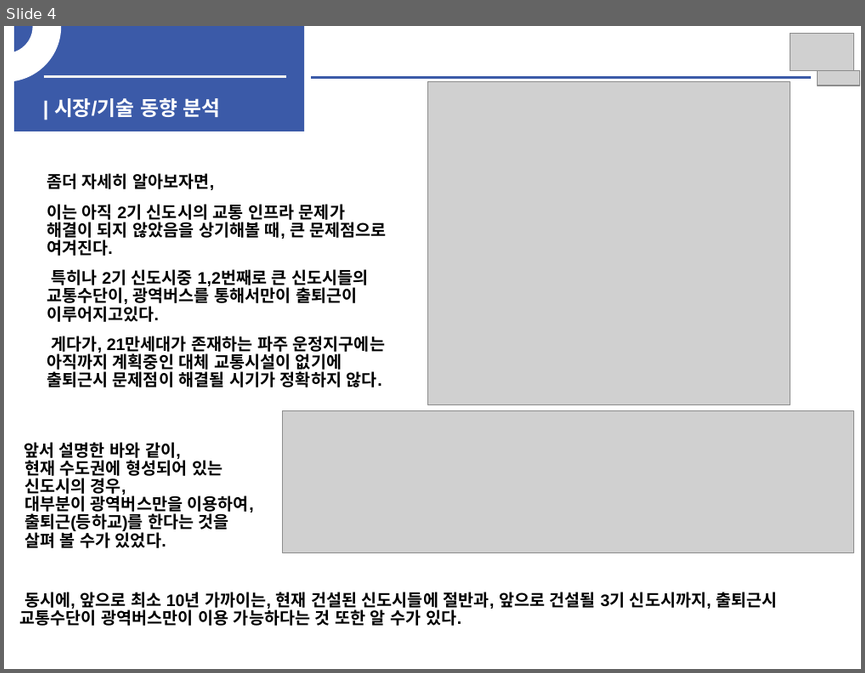
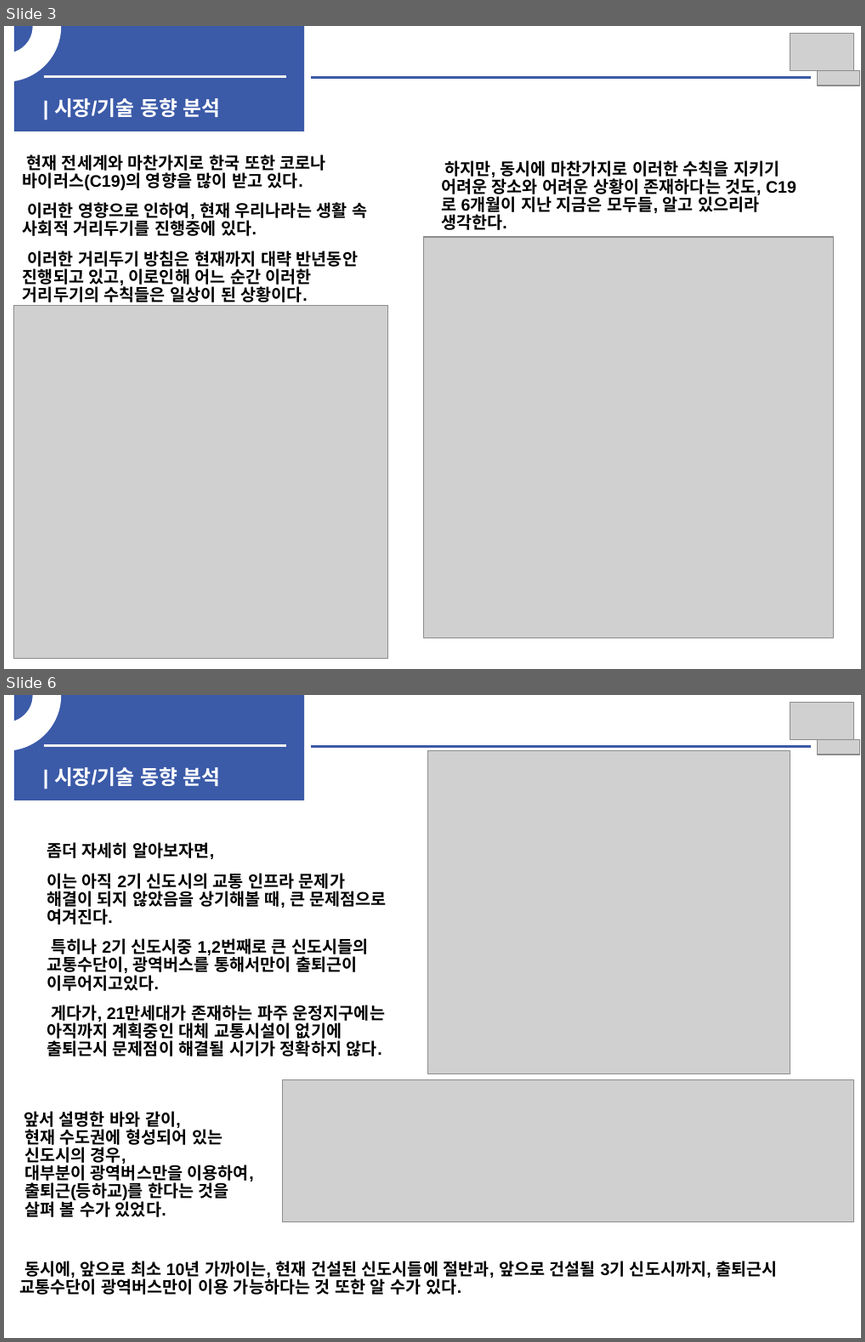
Before and after one commit to woojin1027/THE-FACO, a slide deck: 중간보고서/중간보고서.pptx. Shown one above the other, each under a label of ours: slide 4 before the commit, slides 3 and 6 after it; the slides between them are not shown. The pictures are 865x673 and 865x1342 pixels, drawn with LibreOffice and Linux fonts; fonts in the diff are those of the drawing; grey boxes stand for pictures. Boxes give left, top, right and bottom in pixels: in the first picture for what was removed or moved away, otherwise in the second. Text is boxed around its words. In the diff, an @@ line names an element or a change of style, - is before the commit and + after.

Commit message:
중간보고서 수정
시장조사부분 수정

```diff
--- a/중간보고서/중간보고서.pptx
+++ b/중간보고서/중간보고서.pptx
@@ slide 3 added at (4,26,861,669), background #FFFFFF @@
@@ arch (boxed as its full ring) added at (4,26,61,82), fill #FFFFFF, outline #FFFFFF 1 pt @@
@@ rectangle added at (14,26,305,131), fill #3B5AA8 @@
@@ picture added at (789,34,853,71) @@
@@ line added from (43, 76) to (287, 76), #F2F2F2 2.25 pt @@
@@ picture added at (817,70,860,86) @@
@@ text added at (54,98,221,117), 17 pt, text #FFFFFF, bold @@
+| 시장/기술 동향 분석
@@ line added from (311, 77) to (811, 77), #3B5AA8 2.25 pt @@
@@ text added at (23,154,367,306), 14 pt, text #000000, bold @@
+현재 전세계와 마찬가지로 한국 또한 코로나 바이러스(C19)의 영향을 많이 받고 있다.
+이러한 영향으로 인하여, 현재 우리나라는 생활 속 사회적 거리두기를 진행중에 있다.
+이러한 거리두기 방침은 현재까지 대략 반년동안 진행되고 있고, 이로인해 어느 순간 이러한 거리두기의 수칙들은 일상이 된 상황이다.
@@ text added at (441,160,779,230), 14 pt, text #000000, bold @@
+하지만, 동시에 마찬가지로 이러한 수칙을 지키기 어려운 장소와 어려운 상황이 존재하다는 것도, C19로 6개월이 지난 지금은 모두들, 알고 있으리라 생각한다.
@@ picture added at (423,237,833,637) @@
@@ picture added at (14,305,388,658) @@
@@ what was slide 4 is now slide 6 @@
```
Also in this commit, not shown: 3 slides changed, 1 other slide added.
